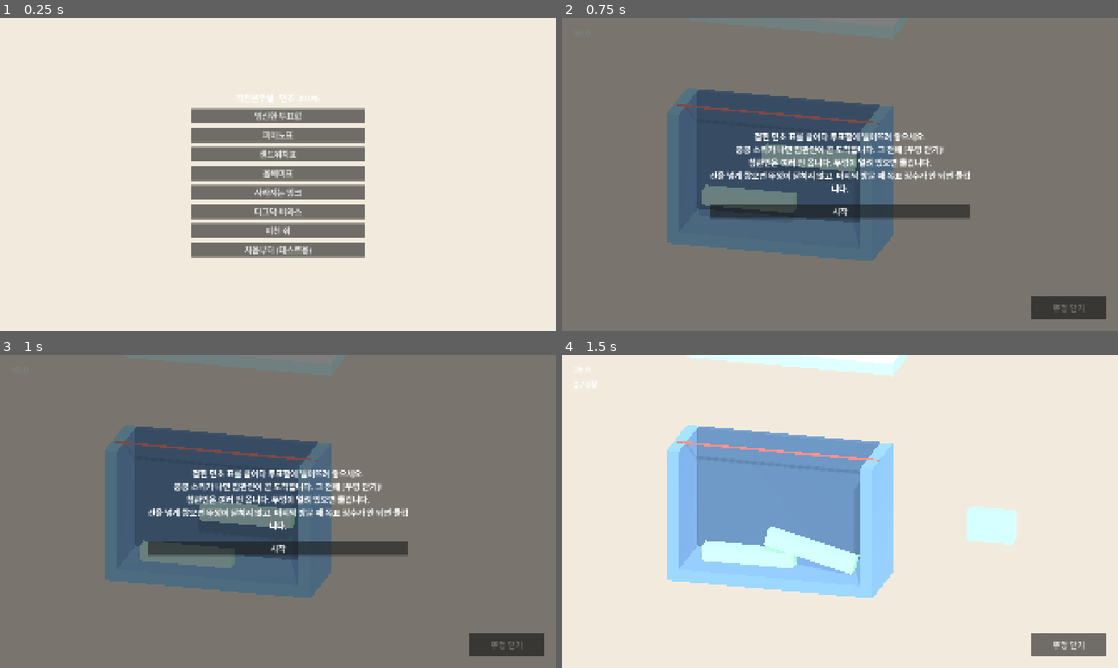
Above: before the commit, frames 1-4 (two rows, left to right).
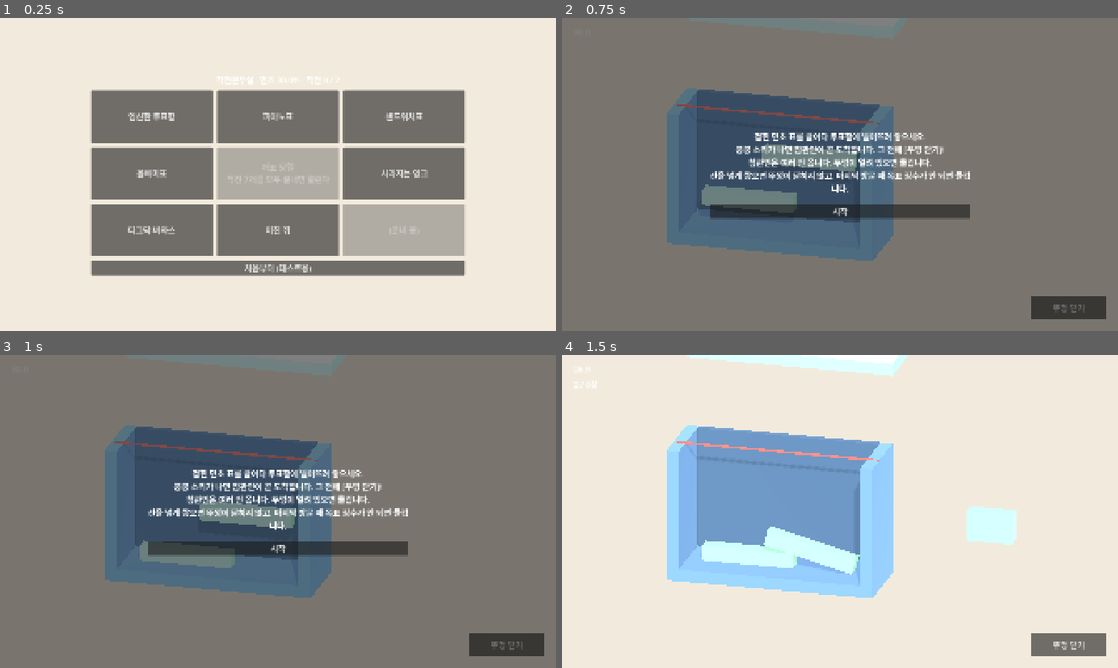
Above: after the commit, the same moments.

Repository: hahaha13791/mincho-game
Game: Godot game, scene res://main/hub.tscn
The game is run twice, just before and just after one commit, with the same random seed, the same clock (stepped at 60 frames per second) and the same inputs.
Inputs:
- Up to frame 1 (0.25 s): no input
- Up to frame 2 (0.75 s): click "임신한 투표함" at 0.5 s
- Up to frame 3 (1 s): no input
- Up to frame 4 (1.5 s): click "시작" at 1.25 s

The runs differ from the first frame. In frame 1, 31% of the frame differs, in the area x 16-84%, y 18-83%; in frame 2, nothing differs; in frame 3, nothing differs; in frame 4, nothing differs.

Commit message:
feat(main): 선택 화면을 3x3 격자로 변경, 가운데를 개표 당일 칸으로
- 둘레 8칸에 미니게임 7개와 빈 칸 1개(준비 중)를 배치
- 가운데 칸은 7개를 모두 끝내면 "준비 중"으로 바뀜 (개표 화면은 아직 없어 누를 수 없음)
- CLAUDE.md 흐름과 hub todo에 반영

Co-Authored-By: Claude Sonnet 5.5 <noreply@anthropic.com>

Diff:
--- a/main/hub.gd
+++ b/main/hub.gd
@@ -3,6 +3,8 @@
 
 const PALETTE: Palette = preload("res://common/style/palette.tres")
 const LIST: MinigameList = preload("res://main/minigame_list.tres")
+const CENTER_INDEX: int = 4
+const CARD_SIZE: Vector2 = Vector2(420, 180)
 
 
 func _ready() -> void:
@@ -17,26 +19,24 @@
 	box.add_theme_constant_override("separation", 16)
 	center.add_child(box)
 
+	var done: int = GameState.grades.size()
 	var status: Label = Label.new()
 	status.horizontal_alignment = HORIZONTAL_ALIGNMENT_CENTER
-	status.text = "작전본부실   민초 %.1f%%" % GameState.mincho_percent
-	if GameState.grades.size() >= GameState.MINIGAME_COUNT:
-		status.text += "\n모든 작전 완료! (최종 개표는 아직 없음)"
+	status.text = "작전본부실   민초 %.1f%%   작전 %d / %d" % [GameState.mincho_percent, done, GameState.MINIGAME_COUNT]
 	box.add_child(status)
 
-	for entry in LIST.entries:
-		var b: Button = Button.new()
-		b.custom_minimum_size = Vector2(600, 0)
-		if GameState.is_done(entry.id):
-			b.text = "%s  [%s]" % [entry.display_name, Grade.NAMES[GameState.grades[entry.id]]]
-			b.disabled = true
-		elif entry.scene.is_empty():
-			b.text = "%s  (준비 중)" % entry.display_name
-			b.disabled = true
-		else:
-			b.text = entry.display_name
-			b.pressed.connect(Flow.start.bind(entry))
-		box.add_child(b)
+	# 3x3: 가운데(4번째 칸)는 개표 당일, 나머지 8칸이 미니게임. 8칸에 못 미치면 빈 칸은 '준비 중'
+	var grid: GridContainer = GridContainer.new()
+	grid.columns = 3
+	grid.add_theme_constant_override("h_separation", 16)
+	grid.add_theme_constant_override("v_separation", 16)
+	box.add_child(grid)
+	for i in 9:
+		if i == CENTER_INDEX:
+			grid.add_child(_final_card(done))
+			continue
+		var slot: int = i if i < CENTER_INDEX else i - 1
+		grid.add_child(_card(LIST.entries[slot] if slot < LIST.entries.size() else null))
 
 	# shortcut: 테스트용 초기화 버튼, 최종 개표/타이틀이 생기면 제거
 	var reset: Button = Button.new()
@@ -45,3 +45,37 @@
 		GameState.reset()
 		get_tree().reload_current_scene())
 	box.add_child(reset)
+
+
+func _card(entry: MinigameEntry) -> Button:
+	var b: Button = Button.new()
+	b.custom_minimum_size = CARD_SIZE
+	if entry == null:
+		b.text = "(준비 중)"
+		b.disabled = true
+	elif GameState.is_done(entry.id):
+		b.text = "%s
+[%s]" % [entry.display_name, Grade.NAMES[GameState.grades[entry.id]]]
+		b.disabled = true
+	elif entry.scene.is_empty():
+		b.text = "%s
+(준비 중)" % entry.display_name
+		b.disabled = true
+	else:
+		b.text = entry.display_name
+		b.pressed.connect(Flow.start.bind(entry))
+	return b
+
+
+# shortcut: 개표 당일 화면이 아직 없어 열려도 누를 수 없다. 최종 개표를 만들 때 pressed에 연결
+func _final_card(done: int) -> Button:
+	var b: Button = Button.new()
+	b.custom_minimum_size = CARD_SIZE
+	b.disabled = true
+	if done >= GameState.MINIGAME_COUNT:
+		b.text = "개표 당일
+(준비 중)"
+	else:
+		b.text = "개표 당일
+작전 %d개를 모두 끝내면 열린다" % GameState.MINIGAME_COUNT
+	return b
Not shown, changed: .claude/CLAUDE.md
Not shown, changed: docs/todo/hub.md
